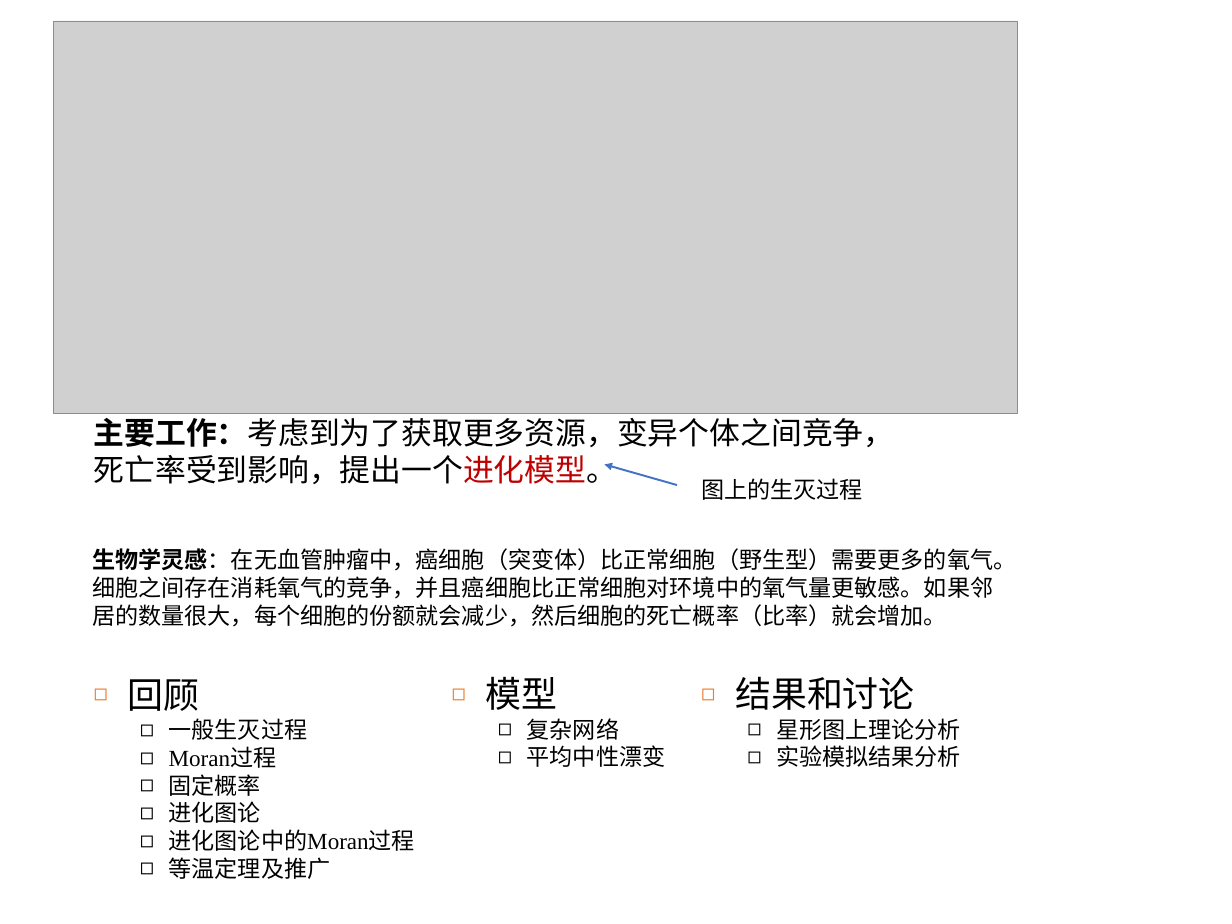
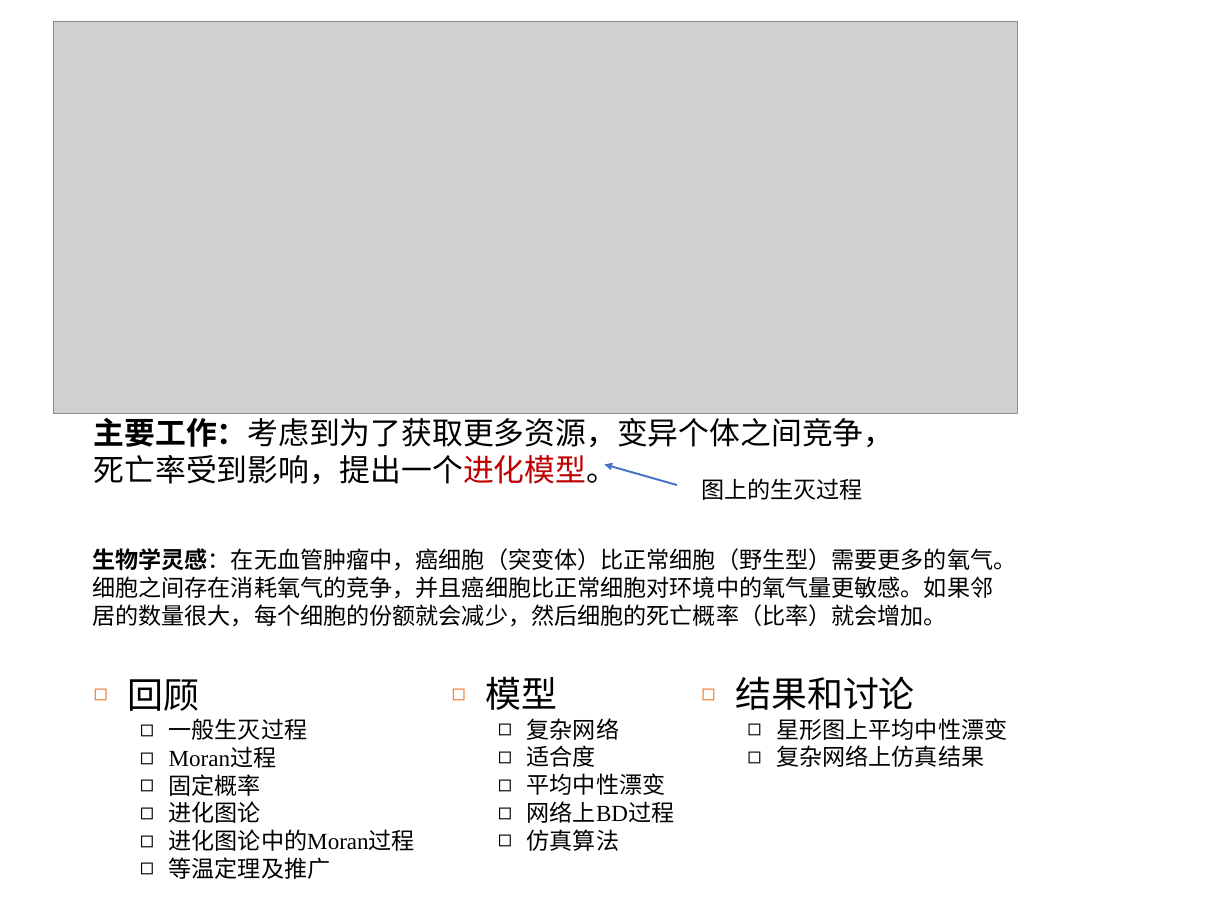
Before and after one commit to Tigerrr07/GNN-tiger, a slide deck: slide 1 of dynamics/pre.pptx. Drawn at 1232x924 pixels with LibreOffice and Linux fonts; fonts in the diff are those of the drawing; grey boxes stand for pictures. Boxes give left, top, right and bottom in pixels: in the first picture for what was removed or moved away, otherwise in the second. Text is boxed around its words. In the diff, an @@ line names an element or a change of style, - is before the commit and + after.

```diff
--- a/dynamics/pre.pptx
+++ b/dynamics/pre.pptx
@@ text at (x1=776, y1=718, x2=1007, y2=767): text changed @@
-  ◻ 星形图上理论分析
-  ◻ 实验模拟结果分析
+  ◻ 星形图上平均中性漂变
+  ◻ 复杂网络上仿真结果
@@ text at (x1=527, y1=745, x2=596, y2=767): paragraph added @@
+  ◻ 适合度
@@ text at (x1=527, y1=801, x2=675, y2=851): paragraphs added @@
+  ◻ 网络上BD过程
+  ◻ 仿真算法
```
Also in this commit, not shown: 7 other slides changed, 3 slides added, 1 other file.
